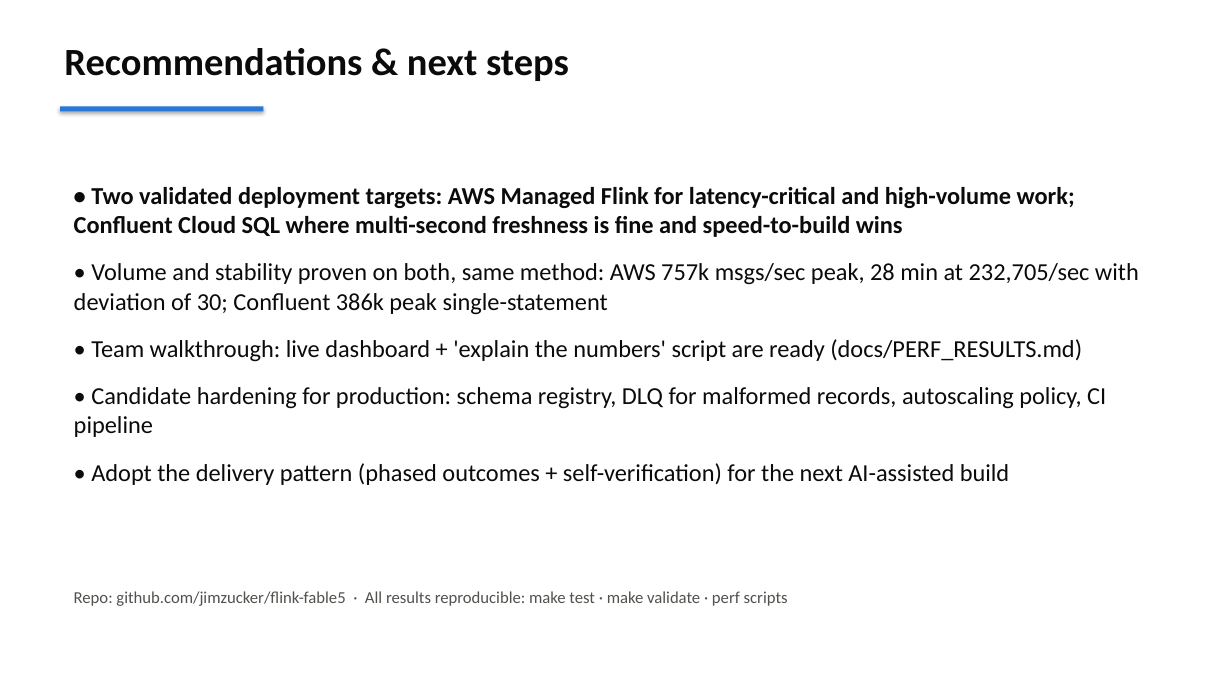
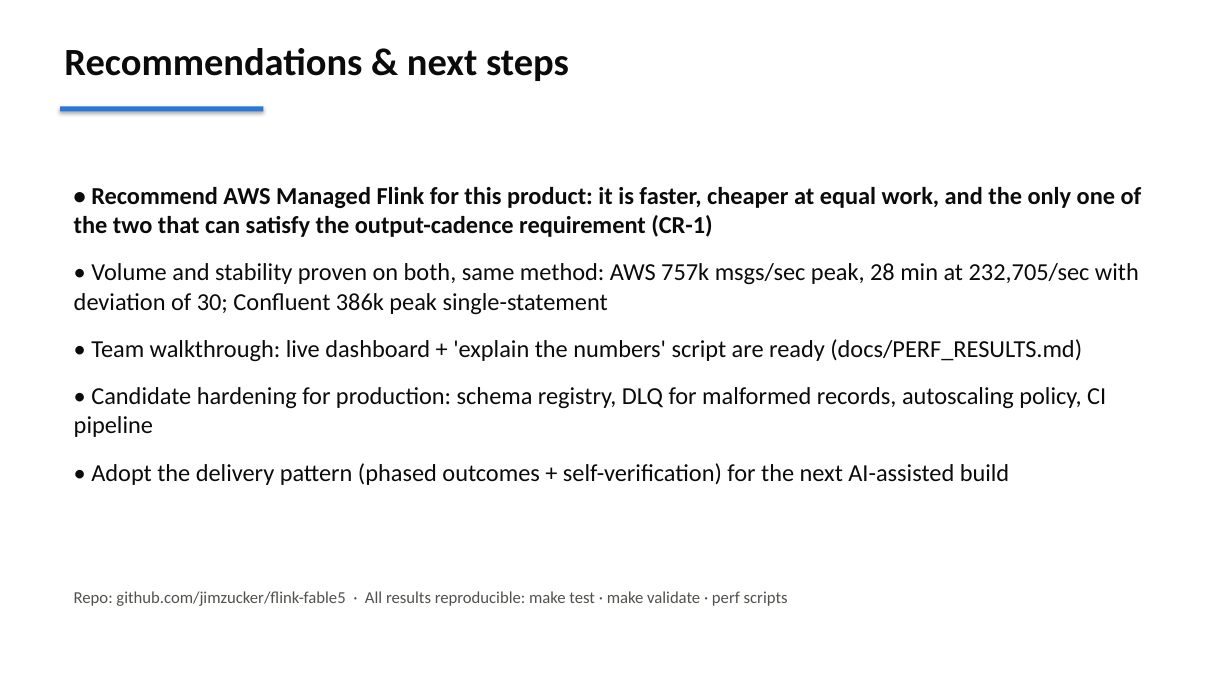
Before and after one commit to jimzucker/flink-fable5, a slide deck: slide 12 of docs/flink-demo-exec-briefing.pptx. Drawn at 1232x693 pixels with LibreOffice and Linux fonts; fonts in the diff are those of the drawing. Boxes give left, top, right and bottom in pixels: in the first picture for what was removed or moved away, otherwise in the second. Text is boxed around its words. In the diff, an @@ line names an element or a change of style, - is before the commit and + after.

```diff
--- a/docs/flink-demo-exec-briefing.pptx
+++ b/docs/flink-demo-exec-briefing.pptx
@@ text at (74,187,1142,237): text changed @@
-• Two validated deployment targets: AWS Managed Flink for latency-critical and high-volume work; Confluent Cloud SQL where multi-second freshness is fine and speed-to-build wins
+• Recommend AWS Managed Flink for this product: it is faster, cheaper at equal work, and the only one of the two that can satisfy the output-cadence requirement (CR-1)
```
Also in this commit, not shown: 1 other slide changed, 4 other files.
